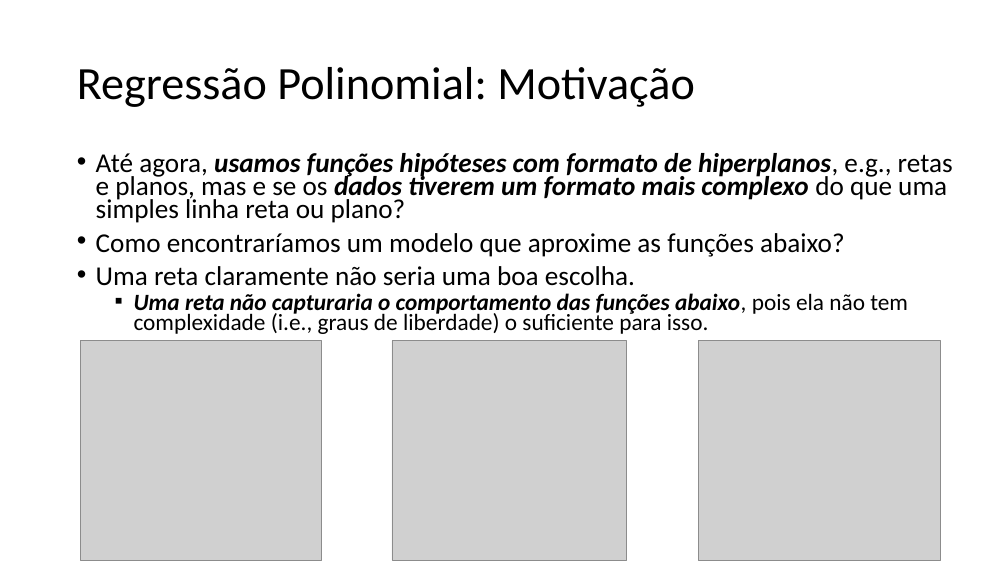
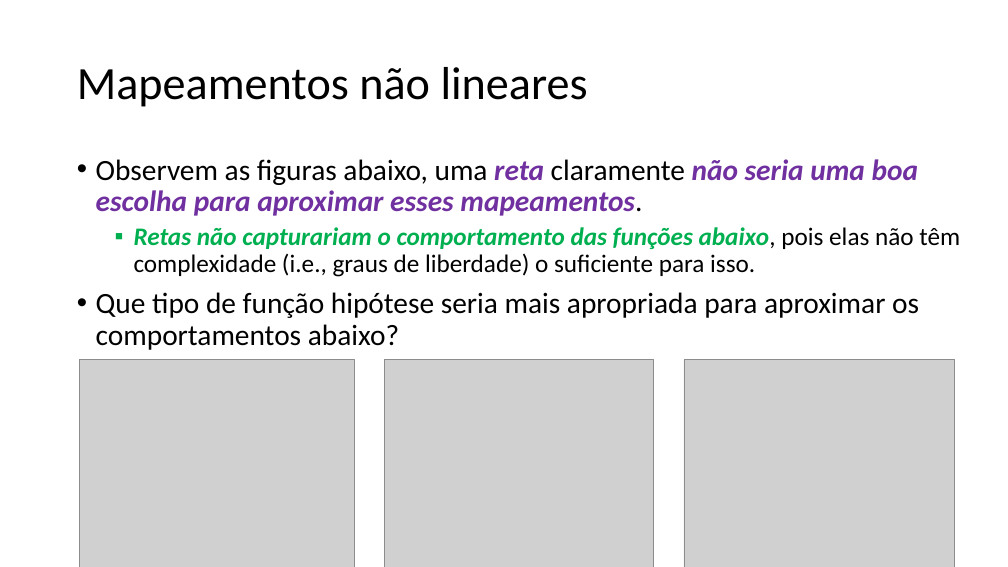
Before and after one commit to zz4fap/t319_aprendizado_de_maquina, a slide deck: slide 13 of slides/T319_Regressão_Linear (Parte IV).pptx. Drawn at 1008x567 pixels with LibreOffice and Linux fonts; fonts in the diff are those of the drawing; grey boxes stand for pictures. Boxes give left, top, right and bottom in pixels: in the first picture for what was removed or moved away, otherwise in the second. Text is boxed around its words. In the diff, an @@ line names an element or a change of style, - is before the commit and + after.

Commit message:
update of slides

```diff
--- a/slides/T319_Regressão_Linear (Parte IV).pptx
+++ b/slides/T319_Regressão_Linear (Parte IV).pptx
@@ title at (77,67,588,107): text changed @@
-Regressão Polinomial: Motivação
+Mapeamentos não lineares
@@ text at (96,159,960,350): text changed; size 25.9 to 28 pt @@
-• Até agora, usamos funções hipóteses com formato de hiperplanos, e.g., retas e planos, mas e se os dados tiverem um formato mais complexo do que uma simples linha reta ou plano?
-• Como encontraríamos um modelo que aproxime as funções abaixo?
-• Uma reta claramente não seria uma boa escolha.
-  ▪ Uma reta não capturaria o comportamento das funções abaixo, pois ela não tem complexidade (i.e., graus de liberdade) o suficiente para isso.
+• Observem as figuras abaixo, uma reta claramente não seria uma boa escolha para aproximar esses mapeamentos.
+  ▪ Retas não capturariam o comportamento das funções abaixo, pois elas não têm complexidade (i.e., graus de liberdade) o suficiente para isso.
+• Que tipo de função hipótese seria mais apropriada para aproximar os comportamentos abaixo?
@@ picture: place and size @@
-picture at (80,341,321,560)
+picture at (79,359,354,567)
@@ picture: place and size @@
-picture at (392,341,628,560)
+picture at (384,359,653,567)
@@ picture: place and size @@
-picture at (698,341,940,560)
+picture at (684,359,955,567)
```
Also in this commit, not shown: 1 other slide changed, 1 slide added.
